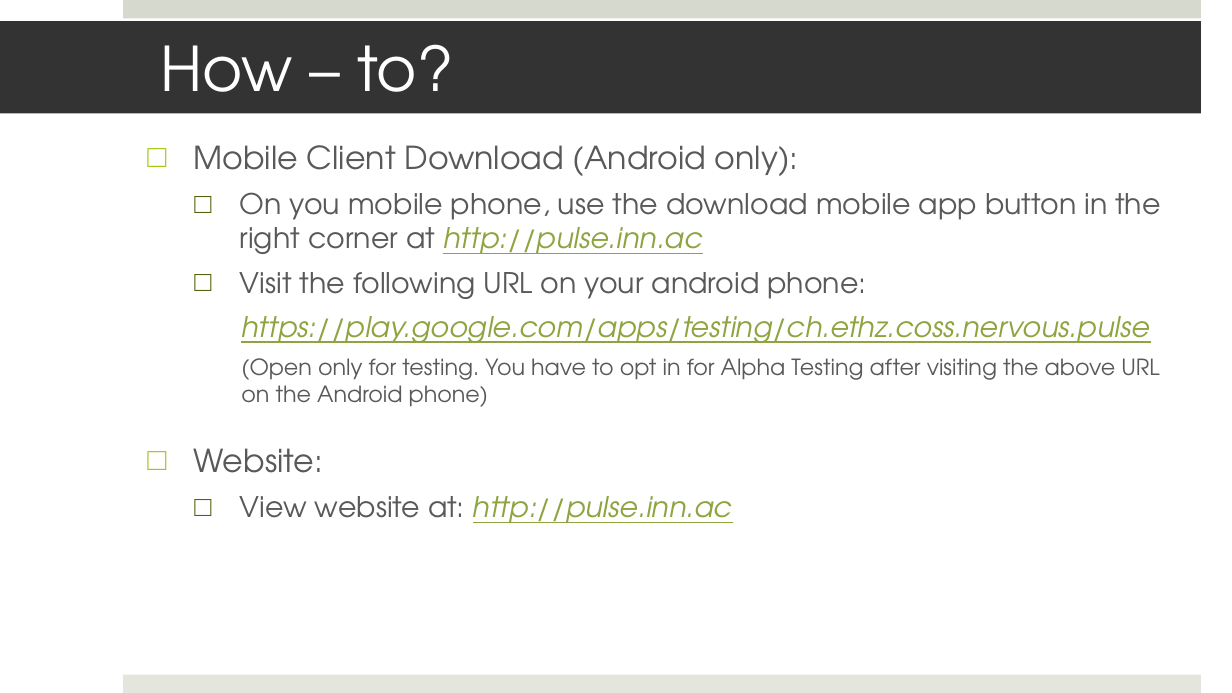
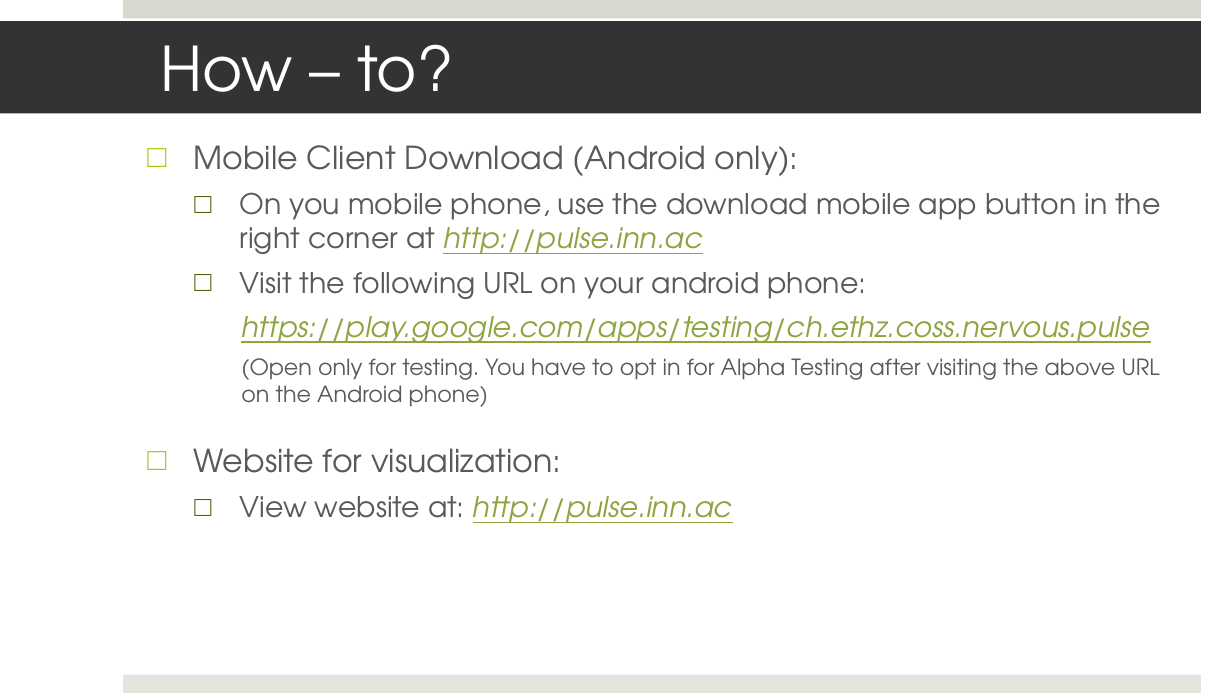
Before and after one commit to mistelip/SwarmPulse, a slide deck: slide 6 of Documents/presentation.pptx. Drawn at 1232x693 pixels with LibreOffice and Linux fonts; fonts in the diff are those of the drawing. Boxes give left, top, right and bottom in pixels: in the first picture for what was removed or moved away, otherwise in the second. Text is boxed around its words. In the diff, an @@ line names an element or a change of style, - is before the commit and + after.

```diff
--- a/Documents/presentation.pptx
+++ b/Documents/presentation.pptx
@@ text at [193, 448, 561, 473]: text changed @@
-□ Website:
+□ Website for visualization:
```
Also in this commit, not shown: 8 other files.
